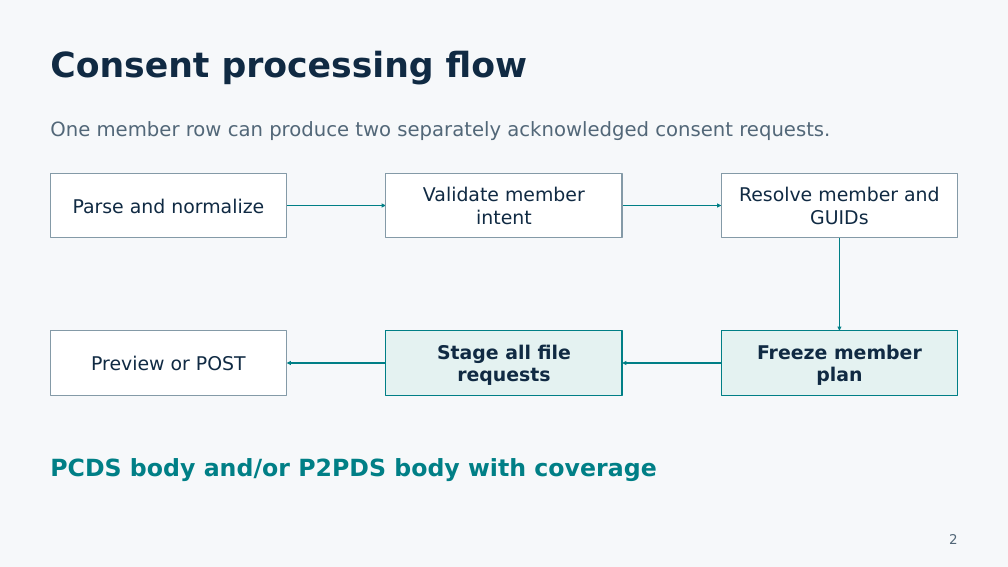
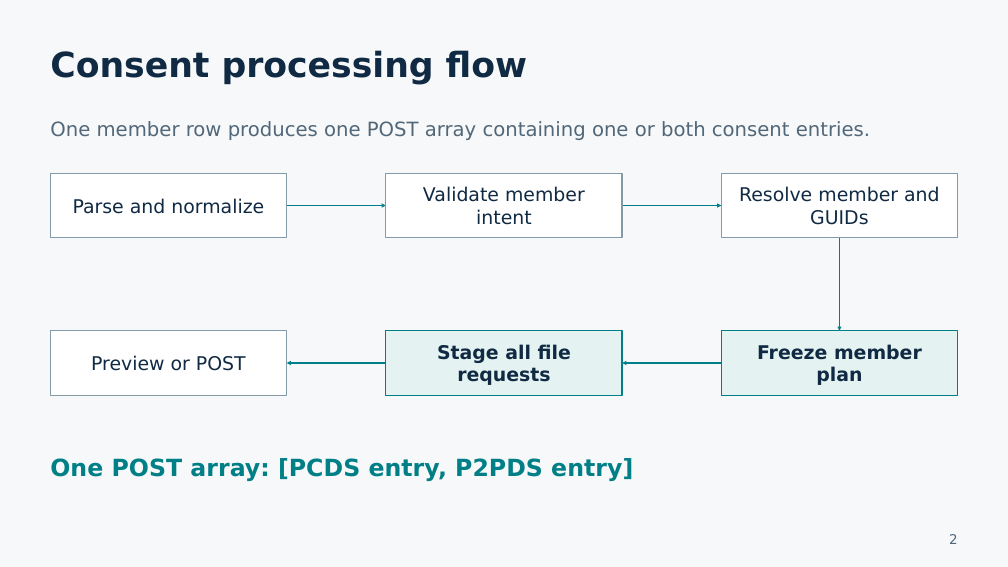
Before and after one commit to jenbrick/fileadapter, a slide deck: slide 2 of docs/presentations/File_Adapter_POC_Developer_Walkthrough.pptx. Drawn at 1008x567 pixels with LibreOffice and Linux fonts; fonts in the diff are those of the drawing. Boxes give left, top, right and bottom in pixels: in the first picture for what was removed or moved away, otherwise in the second. Text is boxed around its words. In the diff, an @@ line names an element or a change of style, - is before the commit and + after.

Commit message:
Send one combined consent array per member row
Stage and POST one JSON array containing at most one provider and one payer entry. Preserve the complete member array and its idempotency key through retries, support the general payer shape without coverage, and pause unfinished legacy split-object LIVE runs.

Update multi-format expected requests, previews, mock services, Mermaid architecture, guides and developer PowerPoint.

Validation: 103 tests pass; packaged multi-format previews and whole-array HTTP retry/resume verified.

```diff
--- a/docs/presentations/File_Adapter_POC_Developer_Walkthrough.pptx
+++ b/docs/presentations/File_Adapter_POC_Developer_Walkthrough.pptx
@@ text at (x1=50, y1=121, x2=870, y2=140): text changed @@
-One member row can produce two separately acknowledged consent requests.
+One member row produces one POST array containing one or both consent entries.
@@ text at (x1=50, y1=458, x2=633, y2=481): text changed @@
-PCDS body and/or P2PDS body with coverage
+One POST array: [PCDS entry, P2PDS entry]
```
Also in this commit, not shown: 15 other slides changed, 23 other files.
